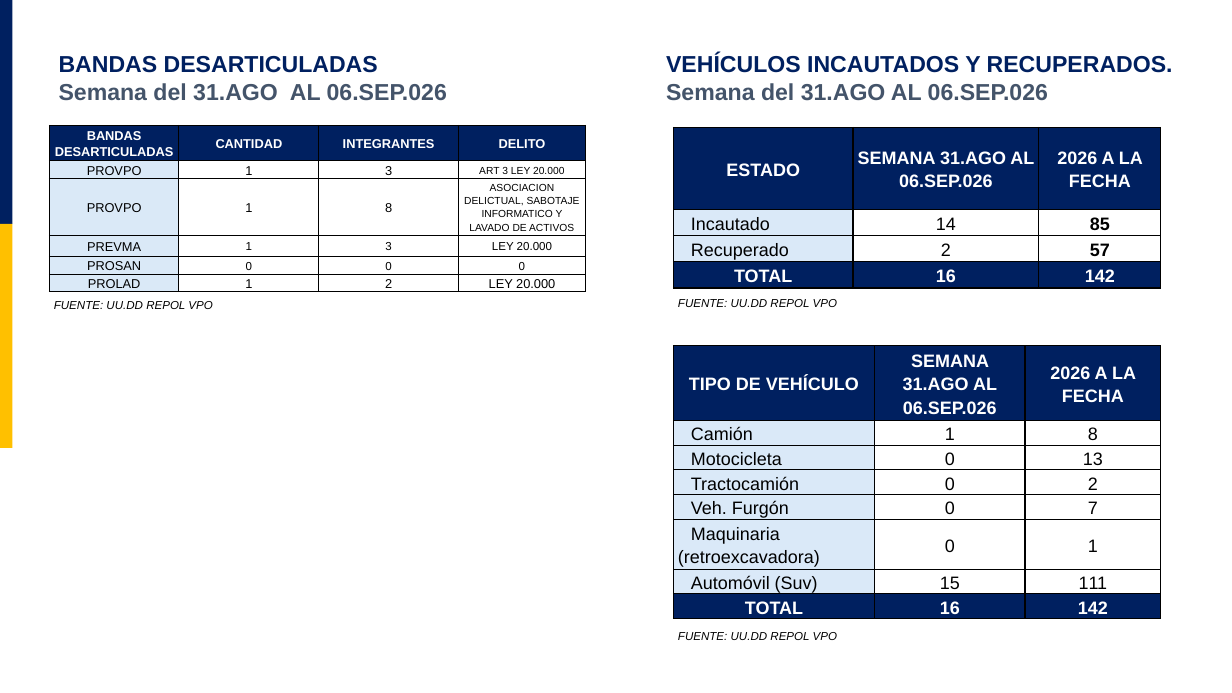
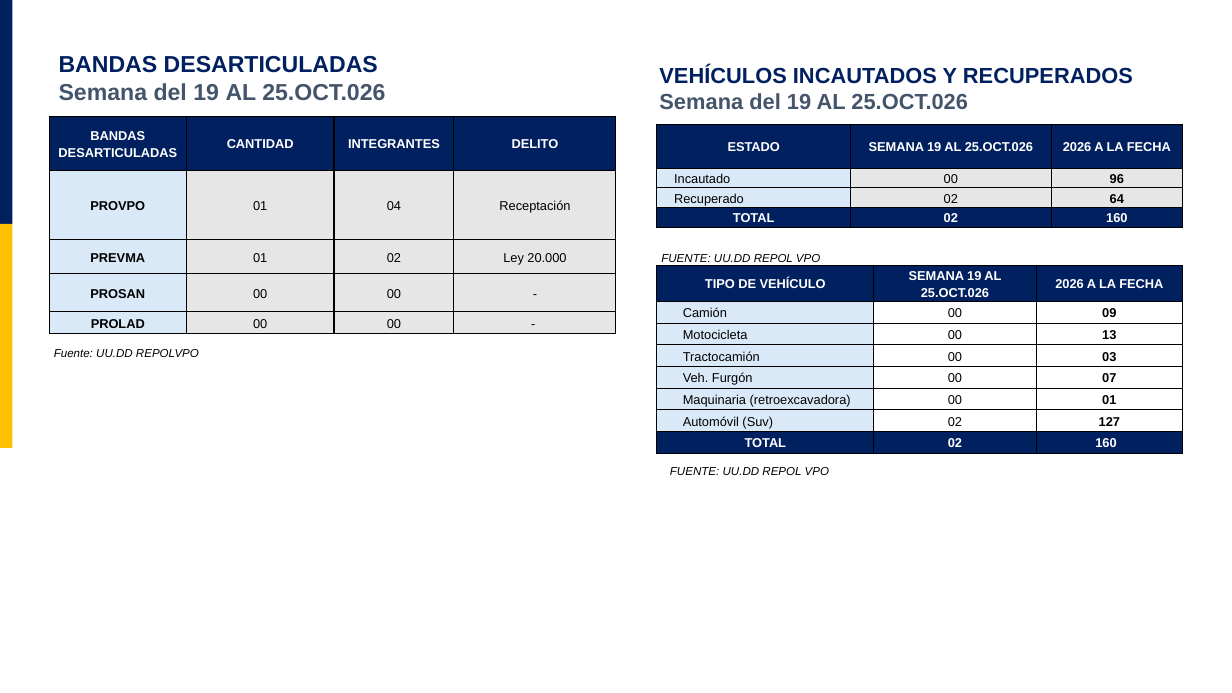
Before and after one commit to BtaGames022/ProyectAuto, a slide deck: slide 8 of comite-policial/plantillas/plantilla_comite.pptx (slide 7 before the commit). Drawn at 1232x693 pixels with LibreOffice and Linux fonts; fonts in the diff are those of the drawing; background and template pictures are left out. Boxes give left, top, right and bottom in pixels: in the first picture for what was removed or moved away, otherwise in the second. Text is boxed around its words. In the diff, an @@ line names an element or a change of style, - is before the commit and + after.

```diff
--- a/comite-policial/plantillas/plantilla_comite.pptx
+++ b/comite-policial/plantillas/plantilla_comite.pptx
@@ text at <box>59,83,385,100</box>: text changed @@
-Semana del 31.AGO AL 06.SEP.026
+Semana del 19 AL 25.OCT.026
@@ text at <box>659,65,1133,109</box>: text changed; size 18 to 17 pt @@
-VEHÍCULOS INCAUTADOS Y RECUPERADOS.
-Semana del 31.AGO AL 06.SEP.026
+VEHÍCULOS INCAUTADOS Y RECUPERADOS
+Semana del 19 AL 25.OCT.026
@@ table at <box>49,116,616,361</box> @@
-row 2: PROVPO | 1 | 3 | ART 3 LEY 20.000
-row 3: PROVPO | 1 | 8 | ASOCIACION DELICTUAL, SABOTAJE INFORMATICO Y LAVADO DE ACTIVOS
-row 4: PREVMA | 1 | 3 | LEY 20.000
-row 5: PROSAN | 0 | 0 | 0
-row 6: PROLAD | 1 | 2 | LEY 20.000
-row 7: FUENTE: UU.DD REPOL VPO |  |  | 
+row 2: PROVPO | 01 | 04 | Receptación
+row 3: PREVMA | 01 | 02 | Ley 20.000
+row 4: PROSAN | 00 | 00 | -
+row 5: PROLAD | 00 | 00 | -
+row 6: Fuente: UU.DD REPOLVPO |  |  | 
@@ table: place and size @@
-table at <box>49,126,585,313</box>
+table at <box>49,116,616,361</box>
@@ table at <box>657,124,1183,348</box> @@
-row 1, column 2: SEMANA 31.AGO AL 06.SEP.026
+row 1, column 2: SEMANA 19 AL 25.OCT.026
-row 2, column 2: 14
+row 2, column 2: 00
-row 2, column 3: 85
+row 2, column 3: 96
-row 3, column 2: 2
+row 3, column 2: 02
-row 3, column 3: 57
+row 3, column 3: 64
-row 4, column 2: 16
+row 4, column 2: 02
-row 4, column 3: 142
+row 4, column 3: 160
@@ fill #FFFFFF to #E7E6E6 in 4 cells @@
@@ size 14 to 10 pt in "ESTADO", "2026 A LA FECHA", "Incautado", "Recuperado" and 1 more places @@
@@ table: place and size @@
-table at <box>674,128,1161,311</box>
+table at <box>657,124,1183,348</box>
@@ table at <box>657,265,1184,479</box> @@
-row 1, column 2: SEMANA 31.AGO AL 06.SEP.026
+row 1, column 2: SEMANA 19 AL 25.OCT.026
-row 2, column 2: 1
+row 2, column 2: 00
-row 2, column 3: 8
+row 2, column 3: 09
-row 3, column 2: 0
+row 3, column 2: 00
-row 4, column 2: 0
+row 4, column 2: 00
-row 4, column 3: 2
+row 4, column 3: 03
-row 5, column 2: 0
+row 5, column 2: 00
-row 5, column 3: 7
+row 5, column 3: 07
-row 6, column 2: 0
+row 6, column 2: 00
-row 6, column 3: 1
+row 6, column 3: 01
-row 7, column 2: 15
+row 7, column 2: 02
-row 7, column 3: 111
+row 7, column 3: 127
-row 8, column 2: 16
+row 8, column 2: 02
-row 8, column 3: 142
+row 8, column 3: 160
@@ size 14 to 10 pt in "TIPO DE VEHÍCULO", "2026 A LA FECHA", "Camión", "Motocicleta" and 6 more places @@
@@ bold on in "13" @@
@@ indent changed @@
@@ table: place and size @@
-table at <box>674,346,1162,644</box>
+table at <box>657,265,1184,479</box>
```
Also in this commit, not shown: 8 other slides changed, 1 slide added, 14 other files.
